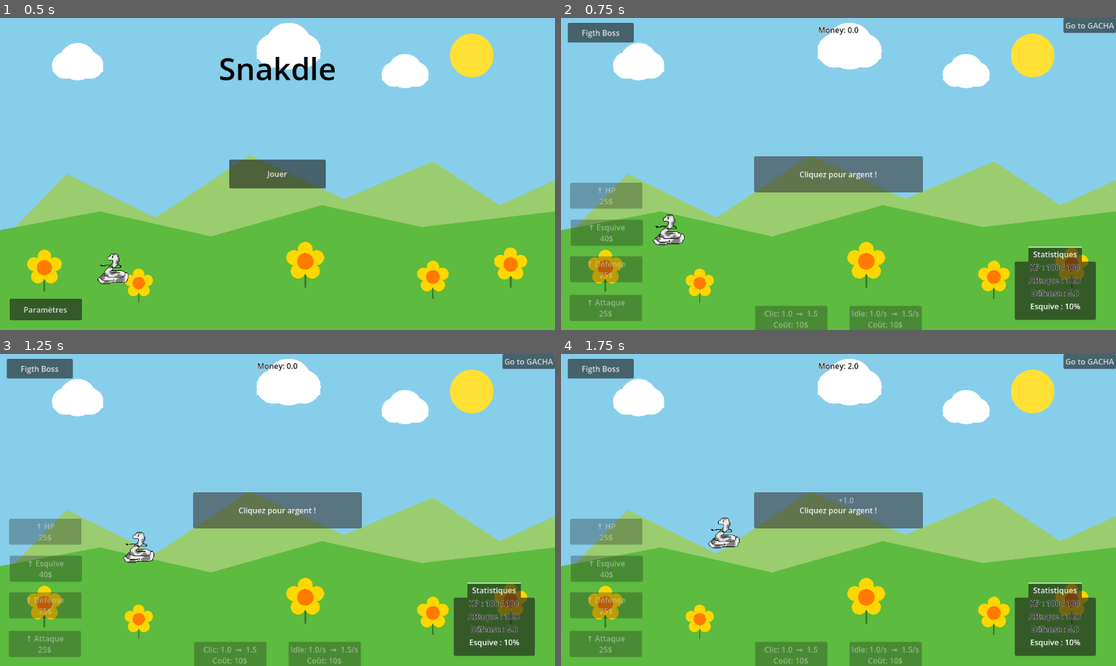
Above: before the commit, frames 1-4 (two rows, left to right).
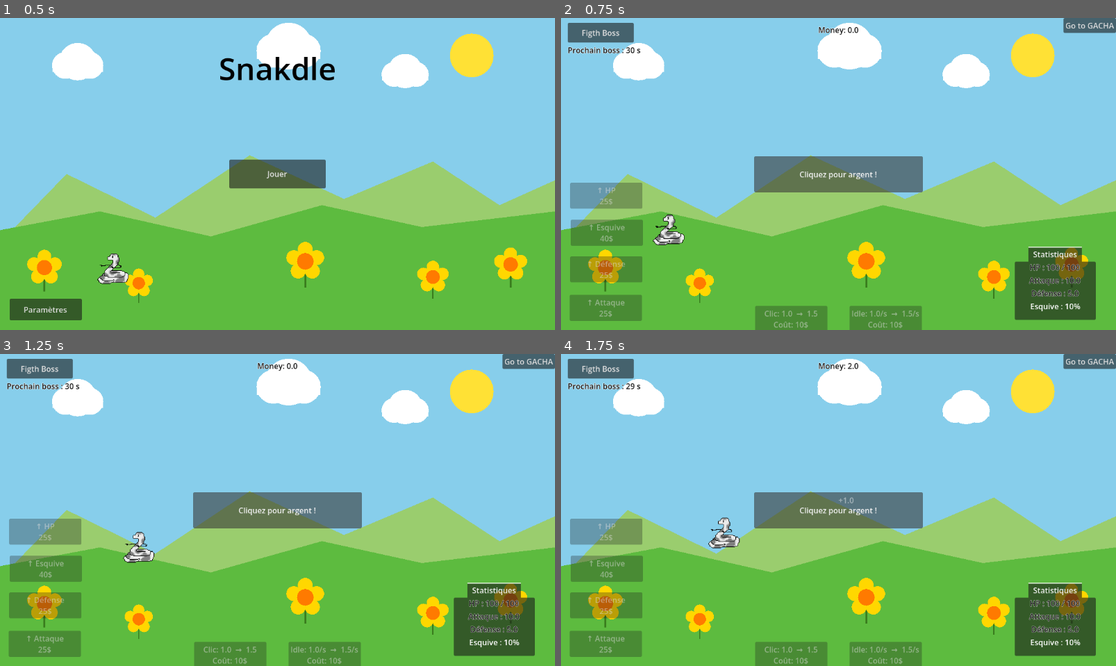
Above: after the commit, the same moments.

Repository: XeyNox/Snakdle
Game: Godot game, scene res://Scenes/TitleScreen.tscn
Same seed, same stepped clock (60 frames per second), same inputs: the game is played once before the commit and once after it.
Inputs:
- Up to frame 1 (0.5 s): no input
- Up to frame 2 (0.75 s): click "Jouer" at 0.5 s
- Up to frame 3 (1.25 s): no input
- Up to frame 4 (1.75 s): click "Cliquez pour argent !" at 1.25 s

Frame 1 is identical in both runs. In frame 2, 0.2% of the frame differs, in the area x 1-15%, y 9-12%; in frame 3, 0.2%; in frame 4, 0.2%.

Commit message:
fix: boss

Diff:
--- a/Scenes/BossUI.tscn
+++ b/Scenes/BossUI.tscn
@@ -4,6 +4,7 @@
 [ext_resource type="Script" uid="uid://de7vgahihnub3" path="res://Scripts/go_to_main.gd" id="2_ldcqm"]
 [ext_resource type="Script" uid="uid://cm7q361iaq3q1" path="res://Scripts/listStat.gd" id="2_s3nj4"]
 [ext_resource type="PackedScene" uid="uid://cge6os48vo14u" path="res://Scenes/background.tscn" id="3_bg"]
+[ext_resource type="Script" uid="uid://b835e6a7whv2o" path="res://Scripts/boss_timer_label.gd" id="4_btimer"]
 
 [node name="BossUi" type="Control" unique_id=929737559]
 layout_mode = 3
@@ -19,6 +20,24 @@
 layer = -1
 
 [node name="Background" parent="BackgroundLayer" unique_id=222222222 instance=ExtResource("3_bg")]
+
+[node name="BossTimerLabel" type="Label" parent="." unique_id=556271845]
+layout_mode = 1
+anchors_preset = 5
+anchor_left = 0.5
+anchor_right = 0.5
+offset_left = -150.0
+offset_top = 10.0
+offset_right = 150.0
+offset_bottom = 40.0
+grow_horizontal = 2
+theme_override_colors/font_color = Color(0.1, 0.1, 0.1, 1)
+theme_override_colors/font_outline_color = Color(1, 1, 1, 1)
+theme_override_constants/outline_size = 3
+text = "Prochain boss : 30 s"
+horizontal_alignment = 1
+vertical_alignment = 1
+script = ExtResource("4_btimer")
 
 [node name="VBoxContainer" type="VBoxContainer" parent="." unique_id=112837401]
 layout_mode = 1
--- a/Scenes/Main.tscn
+++ b/Scenes/Main.tscn
@@ -12,6 +12,7 @@
 [ext_resource type="Script" uid="uid://csqcya5fpvv0v" path="res://Scripts/button_upp_hp.gd" id="11_h1m7h"]
 [ext_resource type="Script" uid="uid://c25ksxrt1o2rb" path="res://Scripts/button_upp_evasion.gd" id="12_erwvk"]
 [ext_resource type="Script" uid="uid://cmpith4rdecni" path="res://Scripts/button_go_to_boss.gd" id="12_frkhe"]
+[ext_resource type="Script" path="res://Scripts/boss_timer_label.gd" id="13_btimer"]
 
 [node name="Main" type="Node2D" unique_id=1249350998]
 position = Vector2(452, 224)
@@ -167,6 +168,17 @@
 text = "Figth Boss"
 script = ExtResource("12_frkhe")
 
+[node name="BossTimerLabel" type="Label" parent="CanvasLayer" unique_id=2023720227]
+offset_left = 14.0
+offset_top = 55.0
+offset_right = 214.0
+offset_bottom = 80.0
+theme_override_colors/font_color = Color(0.1, 0.1, 0.1, 1)
+theme_override_colors/font_outline_color = Color(1, 1, 1, 1)
+theme_override_constants/outline_size = 3
+text = "Prochain boss : 30 s"
+script = ExtResource("13_btimer")
+
 [node name="BackgroundLayer" type="CanvasLayer" parent="." unique_id=738291847]
 layer = -1
 
--- a/Scripts/GameManager.gd
+++ b/Scripts/GameManager.gd
@@ -24,6 +24,8 @@
 var on_boss_page: bool = false
 var _damage_timer: float = 0.0
 const DAMAGE_INTERVAL := 2.0
+var _boss_spawn_timer: float = 0.0
+const BOSS_SPAWN_INTERVAL := 30.0
 
 var screen_state: String = "start"
 var music_volume: float = 1.0
@@ -42,10 +44,14 @@
 	var gold_multi = 1.0 + GachaManager.get_bonus("gold_multiplier")
 	money += money_per_second * gold_multi * delta
 
-	if not boss_active and money >= _boss_threshold():
-		_start_boss()
+	# Un boss apparaît toutes les 30 secondes (tant qu'aucun n'est actif).
+	if not boss_active:
+		_boss_spawn_timer += delta
+		if _boss_spawn_timer >= BOSS_SPAWN_INTERVAL:
+			_start_boss()
 
-	if boss_active:
+	# Le combat ne se déroule que sur la page de boss (scène secondaire).
+	if boss_active and on_boss_page:
 		var atq_bonus = GachaManager.get_bonus("atq")
 		boss_hp -= (player_attack + atq_bonus) * delta
 		boss_hp_changed.emit(boss_hp, boss_max_hp)
@@ -61,11 +67,18 @@
 func _boss_threshold() -> float:
 	return 50.0 * pow(boss_level, 1.5)
 
+# Secondes restantes avant l'apparition du prochain boss (0 si un boss est déjà actif).
+func time_until_next_boss() -> float:
+	if boss_active:
+		return 0.0
+	return maxf(0.0, BOSS_SPAWN_INTERVAL - _boss_spawn_timer)
+
 func _start_boss() -> void:
 	boss_max_hp = _boss_threshold() * 3.0
 	boss_hp = boss_max_hp
 	boss_active = true
 	_damage_timer = 0.0
+	_boss_spawn_timer = 0.0
 	boss_started.emit(boss_max_hp)
 
 func _defeat_boss() -> void:
@@ -151,3 +164,4 @@
 	boss_active = false
 	on_boss_page = false
 	_damage_timer = 0.0
+	_boss_spawn_timer = 0.0
--- /dev/null
+++ b/Scripts/boss_timer_label.gd
@@ -0,0 +1,8 @@
+extends Label
+
+func _process(_delta: float) -> void:
+	if GameManager.boss_active:
+		text = "Boss en combat !"
+	else:
+		var remaining := int(ceil(GameManager.time_until_next_boss()))
+		text = "Prochain boss : %d s" % remaining
--- a/Scripts/boss_ui.gd
+++ b/Scripts/boss_ui.gd
@@ -9,11 +9,15 @@
 	GameManager.boss_started.connect(_on_boss_started)
 	GameManager.boss_hp_changed.connect(_on_hp_changed)
 	GameManager.boss_defeated.connect(_on_boss_defeated)
+	GameManager.on_boss_page = true
 	if GameManager.boss_active:
 		_on_boss_started(GameManager.boss_max_hp)
 		_on_hp_changed(GameManager.boss_hp, GameManager.boss_max_hp)
 	else:
 		boss_panel.hide()
+
+func _exit_tree() -> void:
+	GameManager.on_boss_page = false
 
 func _on_boss_started(max_hp: float) -> void:
 	hp_bar.max_value = max_hp
--- a/Scripts/button_go_to_boss.gd
+++ b/Scripts/button_go_to_boss.gd
@@ -4,4 +4,5 @@
 	pressed.connect(_on_pressed)
 
 func _on_pressed():
+	GameManager.on_boss_page = true
 	get_tree().change_scene_to_file("res://Scenes/BossUI.tscn")
--- a/Scripts/button_go_to_gacha.gd
+++ b/Scripts/button_go_to_gacha.gd
@@ -4,4 +4,5 @@
 	pressed.connect(_on_pressed)
 
 func _on_pressed():
+	GameManager.on_boss_page = false
 	get_tree().change_scene_to_file("res://Scenes/GachaUI.tscn")
--- a/Scripts/game_scene.gd
+++ b/Scripts/game_scene.gd
@@ -16,7 +16,7 @@
 	_snake_home = snake.position
 	if GachaManager.equipped_skin != "":
 		_apply_skin(GachaManager.equipped_skin)
-	if GameManager.boss_active:
+	if GameManager.boss_active and GameManager.on_boss_page:
 		_setup_active_boss()
 	else:
 		_pick_next_target()
@@ -50,6 +50,9 @@
 		get_tree().change_scene_to_file("res://Scenes/TitleScreen.tscn")
 
 func _on_boss_started(_max_hp: float) -> void:
+	# Le boss n'apparaît que sur la scène secondaire (page de boss).
+	if not GameManager.on_boss_page:
+		return
 	if _movement_tween:
 		_movement_tween.kill()
 	boss.visible = true
--- a/Scripts/go_to_gacha.gd
+++ b/Scripts/go_to_gacha.gd
@@ -4,4 +4,5 @@
 	pressed.connect(_on_pressed)
 
 func _on_pressed():
+	GameManager.on_boss_page = false
 	get_tree().change_scene_to_file("res://Scenes/GachaUI.tscn")
--- a/Scripts/go_to_main.gd
+++ b/Scripts/go_to_main.gd
@@ -4,4 +4,5 @@
 	pressed.connect(_on_pressed)
 
 func _on_pressed():
+	GameManager.on_boss_page = false
 	get_tree().change_scene_to_file("res://Scenes/Main.tscn")
--- a/Scripts/title_screen.gd
+++ b/Scripts/title_screen.gd
@@ -25,6 +25,7 @@
 func _on_play_pressed() -> void:
 	if GameManager.screen_state == "gameover":
 		GameManager.reset_game()
+	GameManager.on_boss_page = false
 	GameManager.screen_state = "playing"
 	get_tree().change_scene_to_file("res://Scenes/Main.tscn")
 
Not shown, added: Scripts/boss_timer_label.gd.uid
